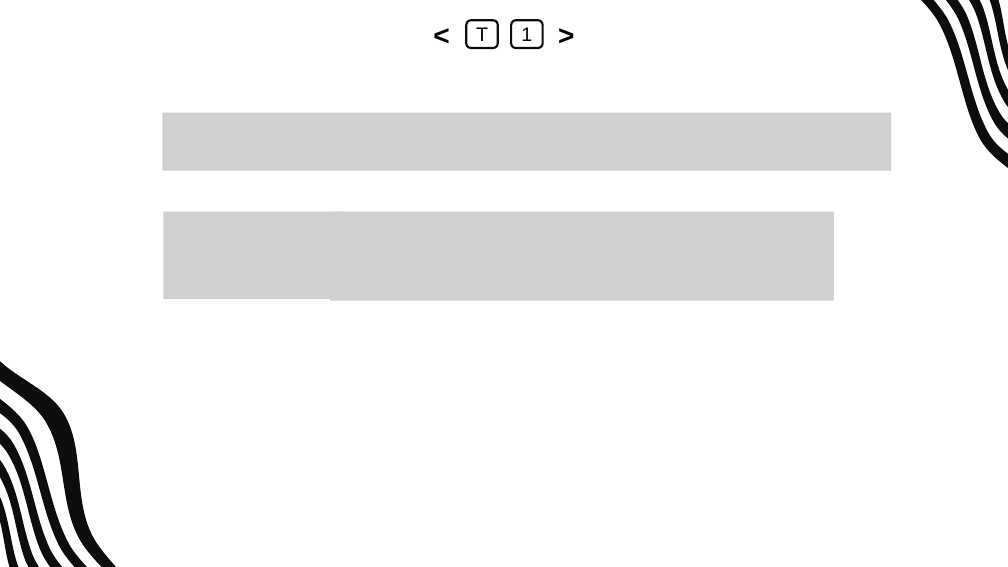
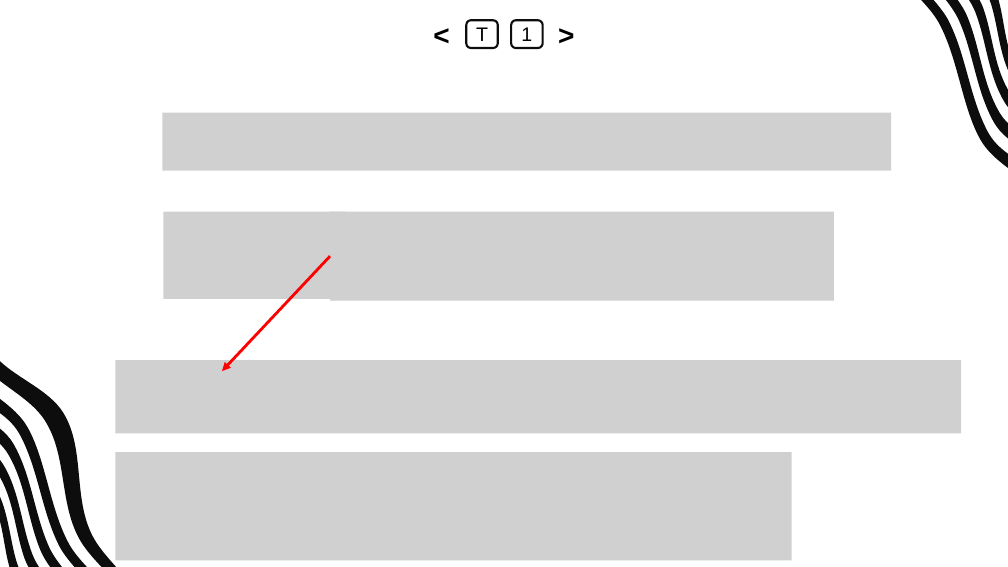
Before and after one commit to abrarhasan3/Green-Uni-All-Academic-Content, a slide deck: slide 19 of CSE 411 Machine Learning/New Slides/ML_CH_11_Back Propagation.pptx. Drawn at 1008x567 pixels with LibreOffice and Linux fonts; fonts in the diff are those of the drawing; grey boxes stand for pictures. Boxes give left, top, right and bottom in pixels: in the first picture for what was removed or moved away, otherwise in the second. Text is boxed around its words. In the diff, an @@ line names an element or a change of style, - is before the commit and + after.

Commit message:
Added ML

```diff
--- a/CSE 411 Machine Learning/New Slides/ML_CH_11_Back Propagation.pptx
+++ b/CSE 411 Machine Learning/New Slides/ML_CH_11_Back Propagation.pptx
@@ arrow added from (330, 256) to (222, 371), #FF0000 2 pt @@
@@ picture added at box(115, 360, 961, 433) @@
@@ picture added at box(115, 452, 791, 560) @@
```
Also in this commit, not shown: 9 slides added.
